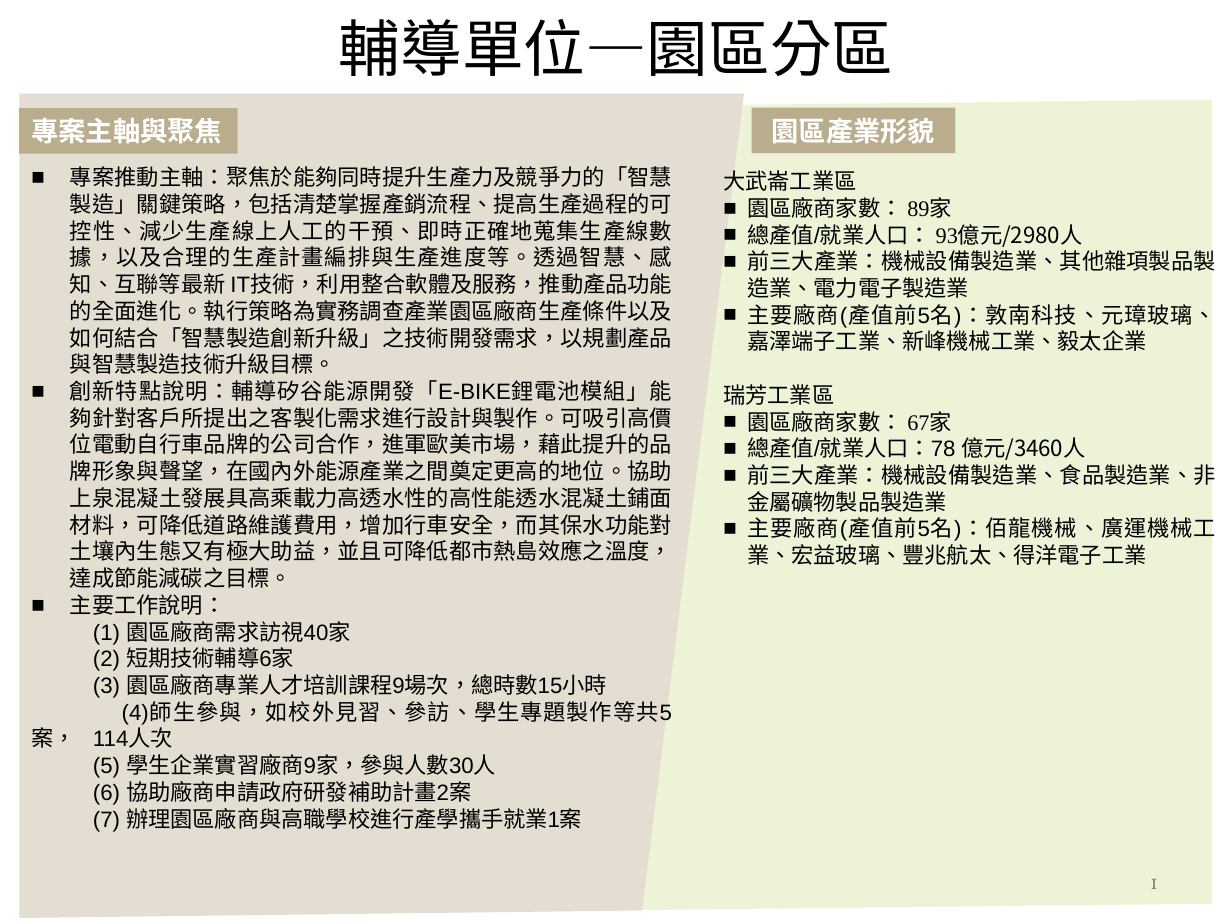
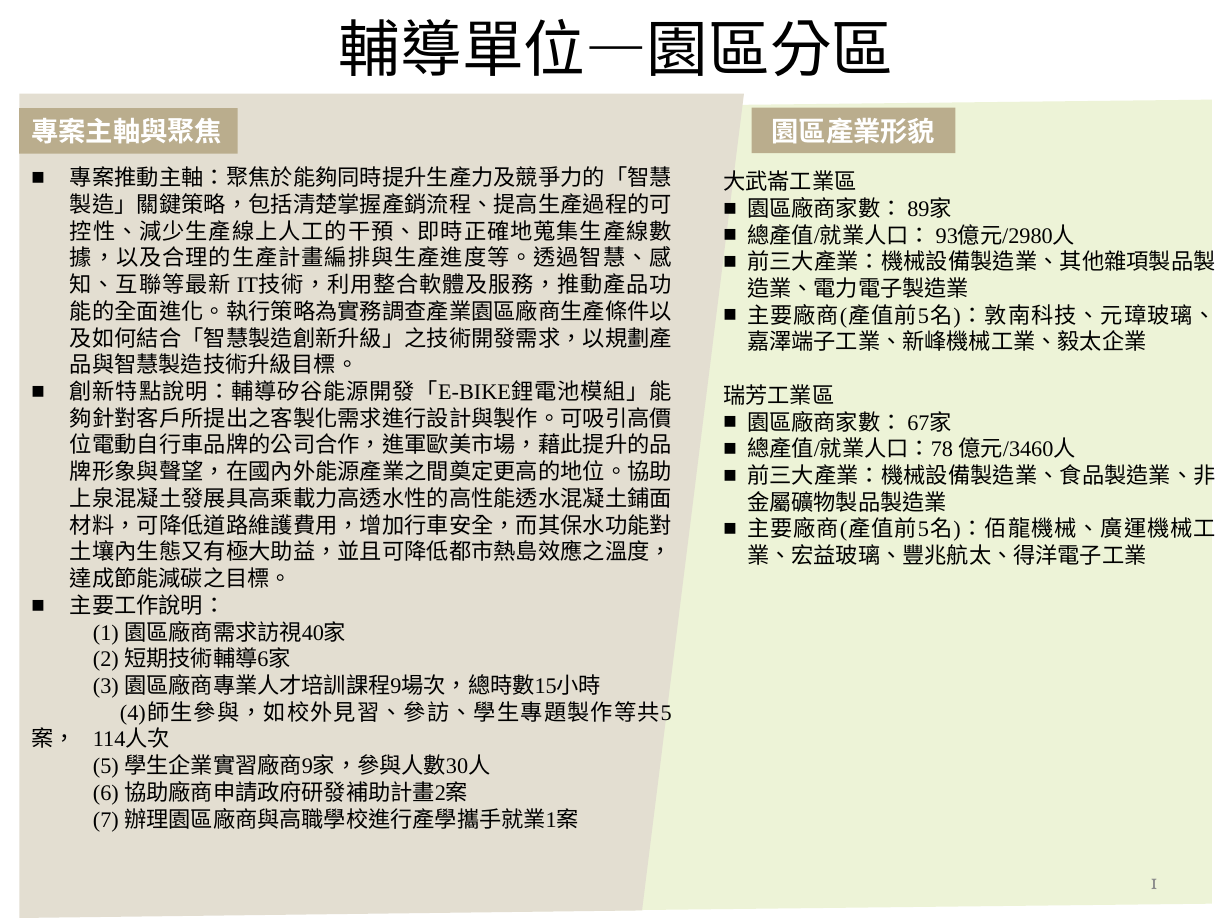
Before and after one commit to twu50100/teach, a slide deck: slide 1 of 109年度專案計畫_1頁成果說明1091103.pptx. Drawn at 1232x924 pixels with LibreOffice and Linux fonts; fonts in the diff are those of the drawing; background and template pictures are left out. Boxes give left, top, right and bottom in pixels: in the first picture for what was removed or moved away, otherwise in the second. Text is boxed around its words. In the diff, an @@ line names an element or a change of style, - is before the commit and + after.

```diff
--- a/109年度專案計畫_1頁成果說明1091103.pptx
+++ b/109年度專案計畫_1頁成果說明1091103.pptx
@@ text "專案推動主軸：聚焦於能夠同時提升生產力及競爭力的「智慧製造」關鍵策略，包括清楚掌握產銷流程、提高生產過程的可控性、減少生 ..." at bbox=[70, 166, 672, 832]: font Arial to Times New Roman @@
@@ text "大武崙工業區" at bbox=[723, 170, 1216, 565]: font Arial to Times New Roman in "大武崙工業區", "園區廠商家數：", "總產值/就業人口：", "前三大產業：機械設備製造業、其他雜項製品製造業、電力電子製造業" and 6 more places; font Noto Sans CJK SC to Times New Roman in "89家", "93億元/2980人", "67家", "億元/3460人" @@
```
